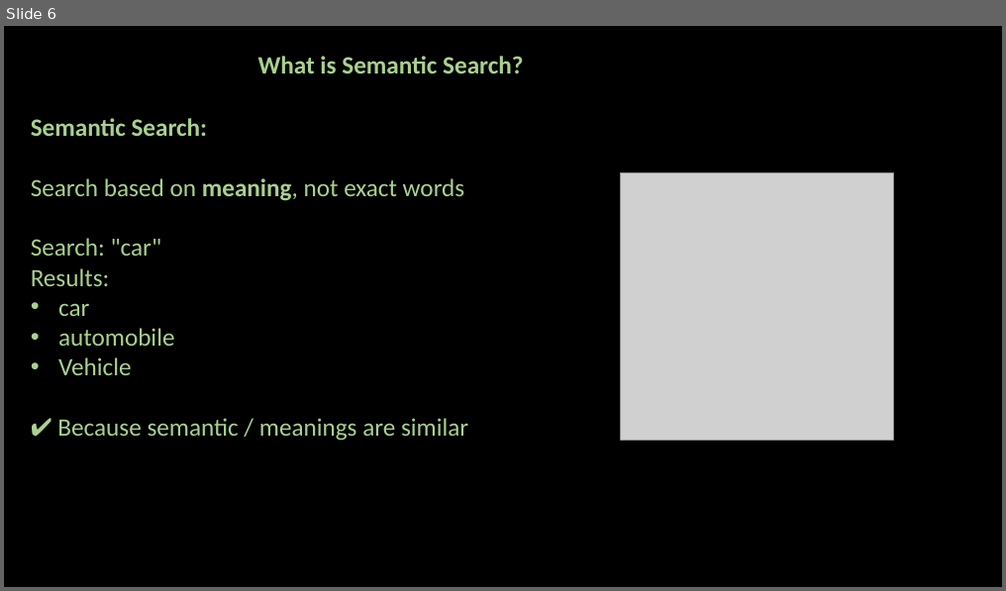
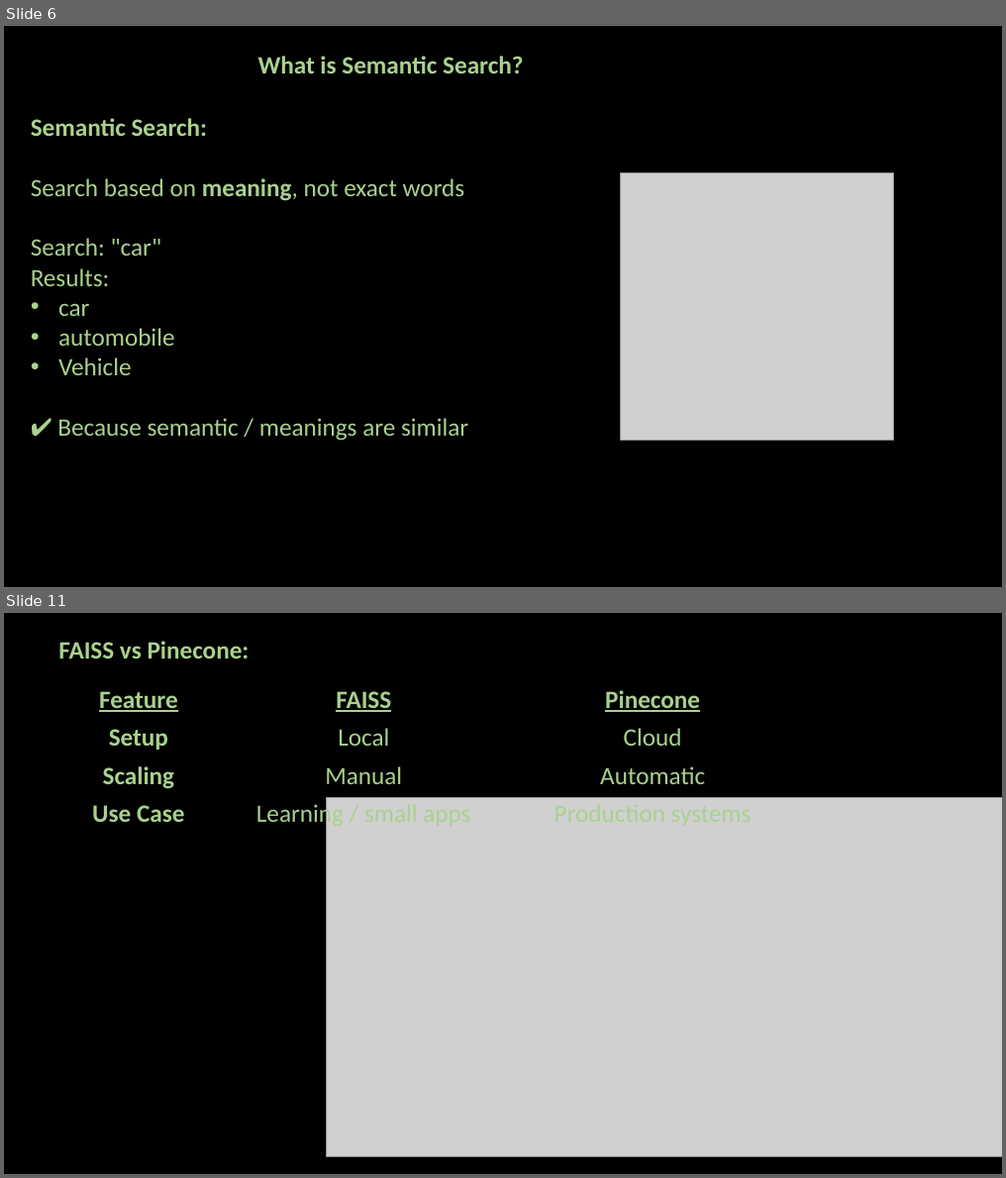
Before and after one commit to ash322ash422/youtube, a slide deck: GenAI/wk4-embedding-vectorDB-SemanticSearch/vectorDB-SematicSearch-pt1.pptx. Shown one above the other, each under a label of ours: slide 6 before the commit, slides 6 and 11 after it; the slides between them are not shown. The pictures are 1006x591 and 1006x1178 pixels, drawn with LibreOffice and Linux fonts; fonts in the diff are those of the drawing; grey boxes stand for pictures; background and template pictures are left out. Boxes give left, top, right and bottom in pixels: in the first picture for what was removed or moved away, otherwise in the second. Text is boxed around its words. In the diff, an @@ line names an element or a change of style, - is before the commit and + after.

```diff
--- a/GenAI/wk4-embedding-vectorDB-SemanticSearch/vectorDB-SematicSearch-pt1.pptx
+++ b/GenAI/wk4-embedding-vectorDB-SemanticSearch/vectorDB-SematicSearch-pt1.pptx
@@ slide 11 added at box(4, 613, 1002, 1174), background #000000 @@
@@ text added at box(58, 641, 250, 659), 24 pt, text #A9D18E, bold @@
+FAISS vs Pinecone:
@@ table added at box(52, 681, 804, 832), 4 rows, 3 columns @@
+Feature | FAISS | Pinecone
+Setup | Local | Cloud
+Scaling | Manual | Automatic
+Use Case | Learning / small apps | Production systems
@@ picture added at box(327, 798, 1002, 1157) @@
```
Also in this commit, not shown: 4 slides changed, 1 other slide added, 23 other files.
